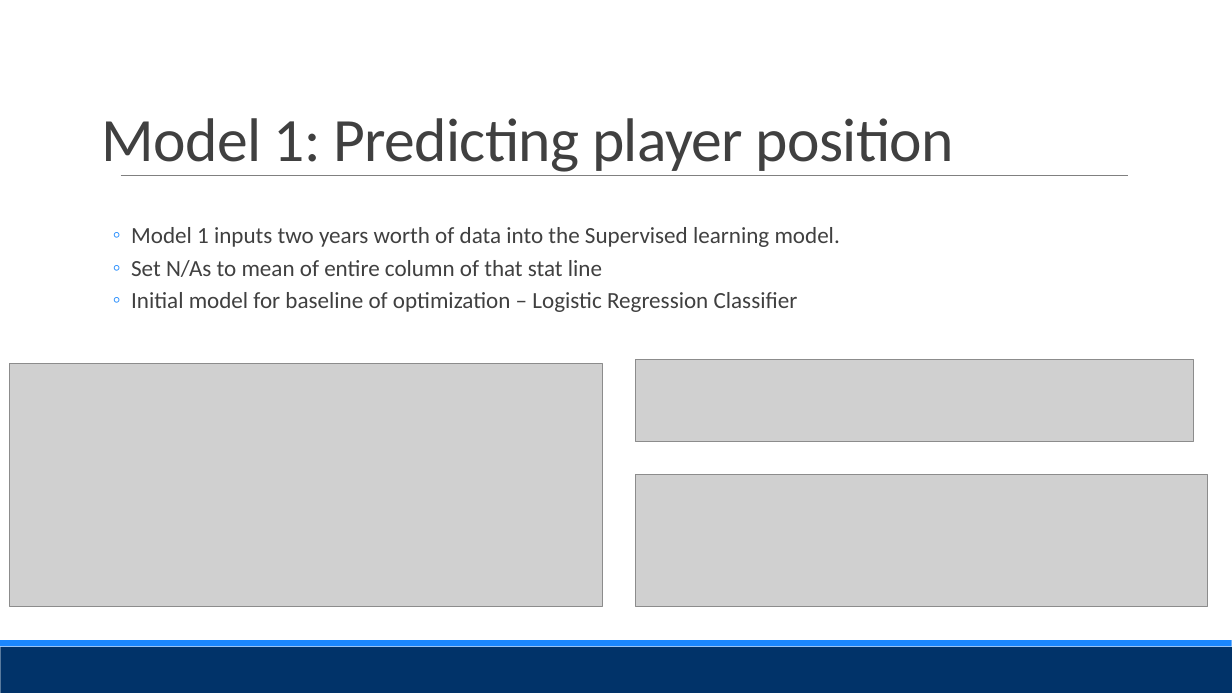
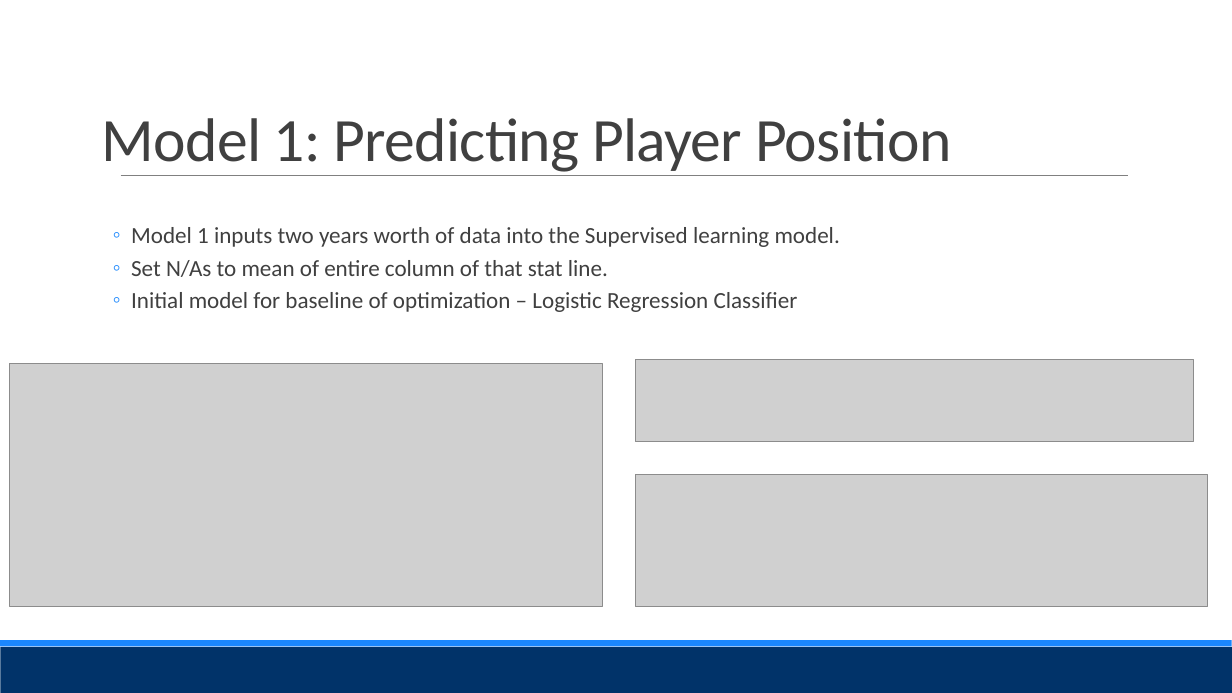
Before and after one commit to Evdawg/Project_4_FF_ML, a slide deck: slide 6 of Presentation.pptx. Drawn at 1232x693 pixels with LibreOffice and Linux fonts; fonts in the diff are those of the drawing; grey boxes stand for pictures. Boxes give left, top, right and bottom in pixels: in the first picture for what was removed or moved away, otherwise in the second. Text is boxed around its words. In the diff, an @@ line names an element or a change of style, - is before the commit and + after.

```diff
--- a/Presentation.pptx
+++ b/Presentation.pptx
@@ title at (102,118,951,176): text changed @@
-Model 1: Predicting player position
+Model 1: Predicting Player Position
@@ text at (131,260,608,277): text changed @@
-  ◦ Set N/As to mean of entire column of that stat line
+  ◦ Set N/As to mean of entire column of that stat line.
```
Also in this commit, not shown: 6 other slides changed, 10 other files.
